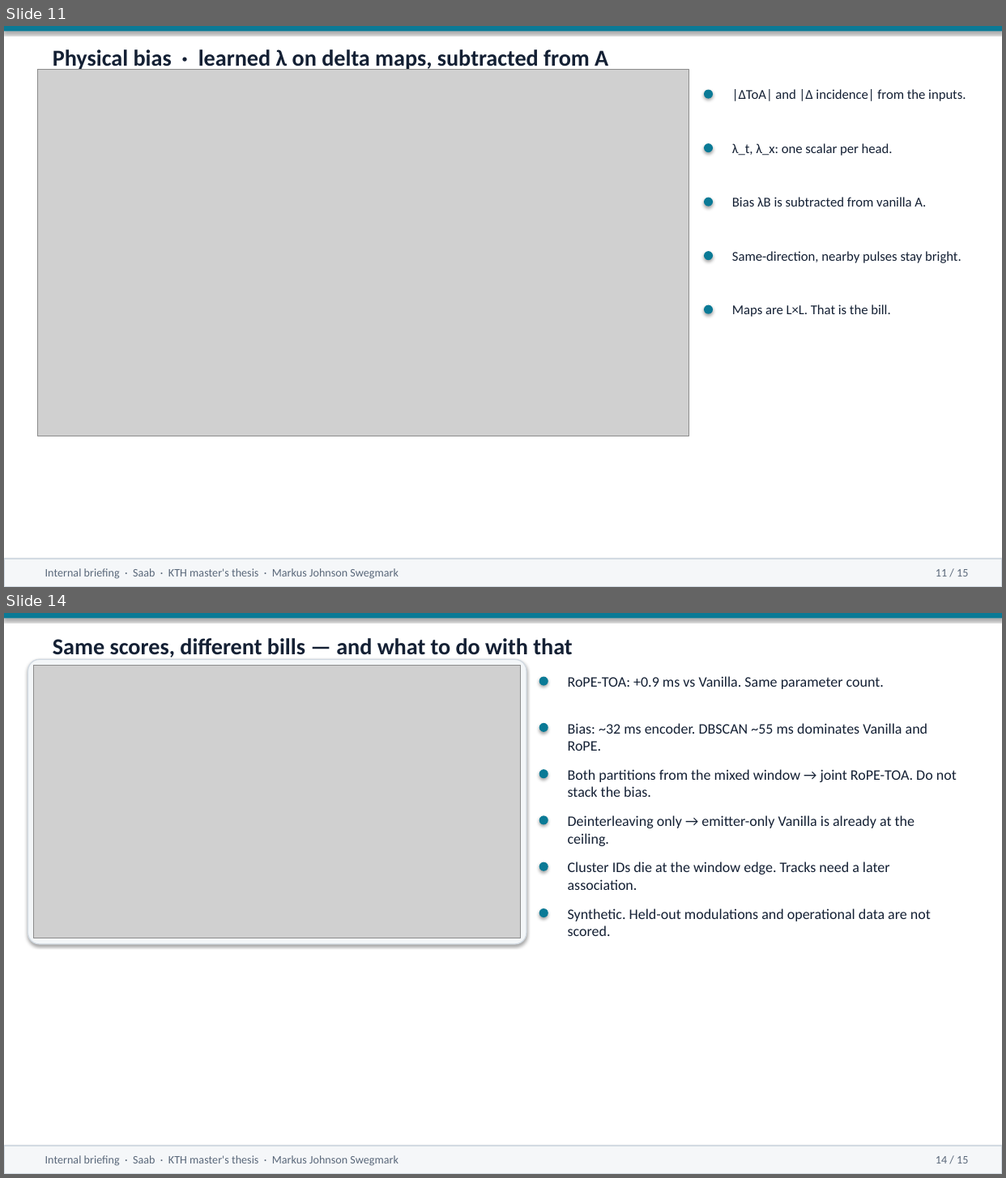
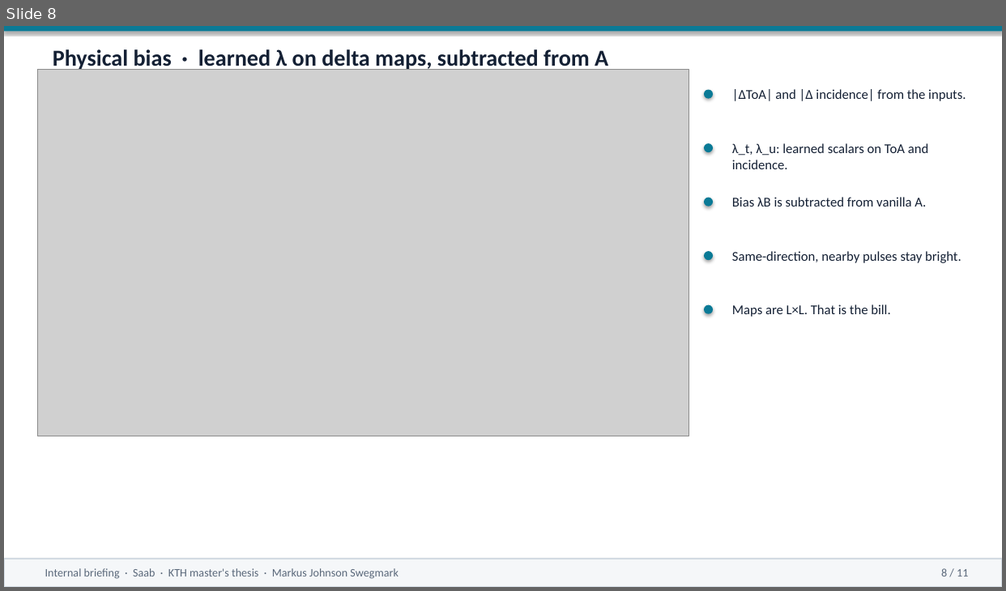
Before and after one commit to macktron/masters-thesis, a slide deck: presentation/Saab_internal_briefing.pptx. Shown one above the other, each under a label of ours: slides 11 and 14 before the commit, slide 8 after it; the slides between them are not shown. The pictures are 1006x1178 and 1006x591 pixels, drawn with LibreOffice and Linux fonts; fonts in the diff are those of the drawing; grey boxes stand for pictures. Boxes give left, top, right and bottom in pixels: in the first picture for what was removed or moved away, otherwise in the second. Text is boxed around its words. In the diff, an @@ line names an element or a change of style, - is before the commit and + after.

```diff
--- a/presentation/Saab_internal_briefing.pptx
+++ b/presentation/Saab_internal_briefing.pptx
@@ slide 14 removed at <box>4,613,1002,1174</box>, background #FFFFFF @@
@@ rectangle removed at <box>4,613,1002,1174</box> @@
@@ rectangle removed at <box>4,613,1002,618</box> @@
@@ rounded rectangle removed at <box>28,659,526,944</box> @@
@@ text removed at <box>53,638,572,658</box> @@
-Same scores, different bills — and what to do with that
@@ picture removed at <box>34,666,521,939</box> @@
@@ ellipse removed at <box>539,677,548,686</box> @@
@@ text removed at <box>568,676,884,689</box> @@
-RoPE-TOA: +0.9 ms vs Vanilla. Same parameter count.
@@ ellipse removed at <box>539,723,548,732</box> @@
@@ text removed at <box>568,723,927,751</box> @@
-Bias: ~32 ms encoder. DBSCAN ~55 ms dominates Vanilla and RoPE.
@@ ellipse removed at <box>539,769,548,778</box> @@
@@ text removed at <box>568,769,957,797</box> @@
-Both partitions from the mixed window → joint RoPE-TOA. Do not stack the bias.
@@ ellipse removed at <box>539,815,548,825</box> @@
@@ text removed at <box>568,815,914,846</box> @@
-Deinterleaving only → emitter-only Vanilla is already at the ceiling.
@@ ellipse removed at <box>539,862,548,871</box> @@
@@ text removed at <box>568,862,890,890</box> @@
-Cluster IDs die at the window edge. Tracks need a later association.
@@ ellipse removed at <box>539,909,548,918</box> @@
@@ text removed at <box>568,909,931,936</box> @@
-Synthetic. Held-out modulations and operational data are not scored.
@@ rectangle removed at <box>4,1146,1002,1174</box> @@
@@ text removed at <box>45,1156,398,1166</box> @@
-Internal briefing · Saab · KTH master's thesis · Markus Johnson Swegmark
@@ text removed at <box>936,1157,968,1164</box> @@
-14 / 15
@@ what was slide 11 is now slide 8 @@
@@ slide 8 changed as well @@
@@ text at <box>732,143,928,169</box>: text changed @@
-λ_t, λ_x: one scalar per head.
+λ_t, λ_u: learned scalars on ToA and incidence.
@@ text at <box>941,569,968,577</box>: text changed @@
-11 / 15
+8 / 11
```
Also in this commit, not shown: 10 other slides changed, 3 other slides removed, 22 other files.
